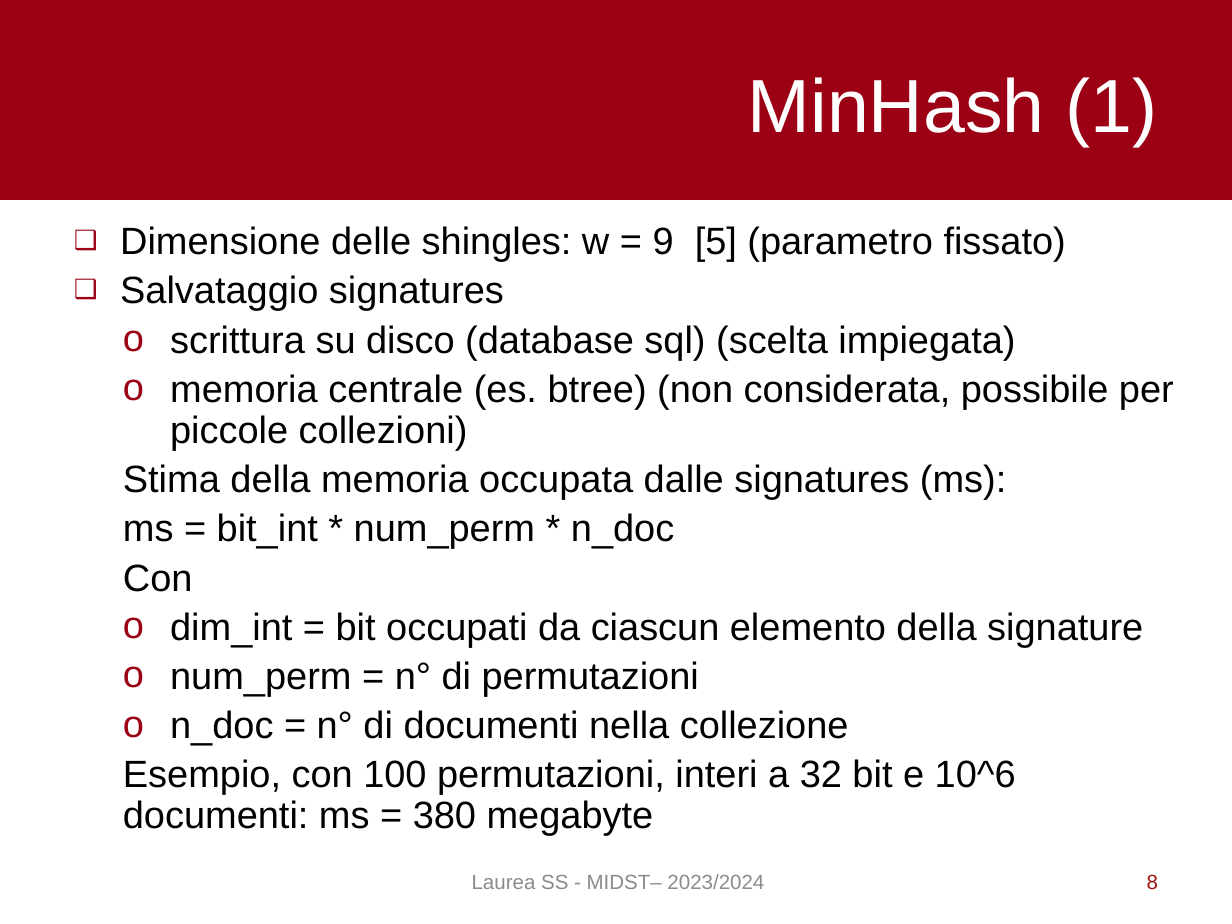
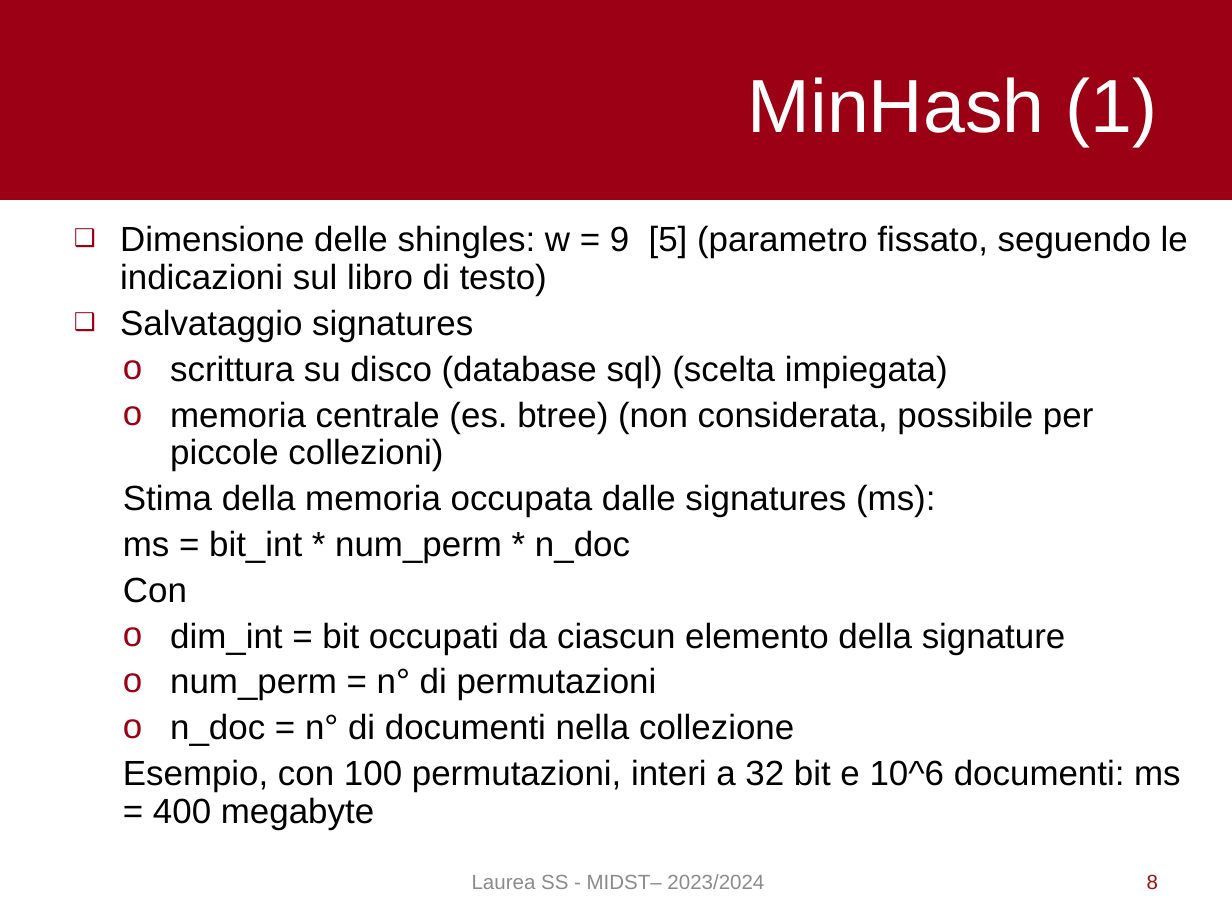
Before and after one commit to pietro-stangherlin/near_duplicate_doc_lsh, a slide deck: slide 8 of slides/ita/slides_ita.odp. Drawn at 1232x924 pixels with LibreOffice and Linux fonts; fonts in the diff are those of the drawing. Boxes give left, top, right and bottom in pixels: in the first picture for what was removed or moved away, otherwise in the second. Text is boxed around its words. In the diff, an @@ line names an element or a change of style, - is before the commit and + after.

```diff
--- a/slides/ita/slides_ita.odp
+++ b/slides/ita/slides_ita.odp
@@ text at (x1=120, y1=225, x2=1188, y2=296): text changed; size 22.2 to 20.4 pt @@
-❑ Dimensione delle shingles: w = 9 [5] (parametro fissato)
+❑ Dimensione delle shingles: w = 9 [5] (parametro fissato, seguendo le indicazioni sul libro di testo)
@@ text at (x1=120, y1=309, x2=1093, y2=746): size 22.2 to 20.4 pt in "Salvataggio signatures", "scrittura su disco (database sql) (scelta impiegata)", "memoria centrale (es. btree) (non considerata, possibile ...", "Stima della memoria occupata dalle signatures (ms):" and 5 more places @@
@@ text at (x1=123, y1=759, x2=1181, y2=830): text changed; size 22.2 to 20.4 pt @@
-Esempio, con 100 permutazioni, interi a 32 bit e 10^6 documenti: ms = 380 megabyte
+Esempio, con 100 permutazioni, interi a 32 bit e 10^6 documenti: ms = 400 megabyte
```
Also in this commit, not shown: 5 other slides changed, 3 slides added, 1 other file.
